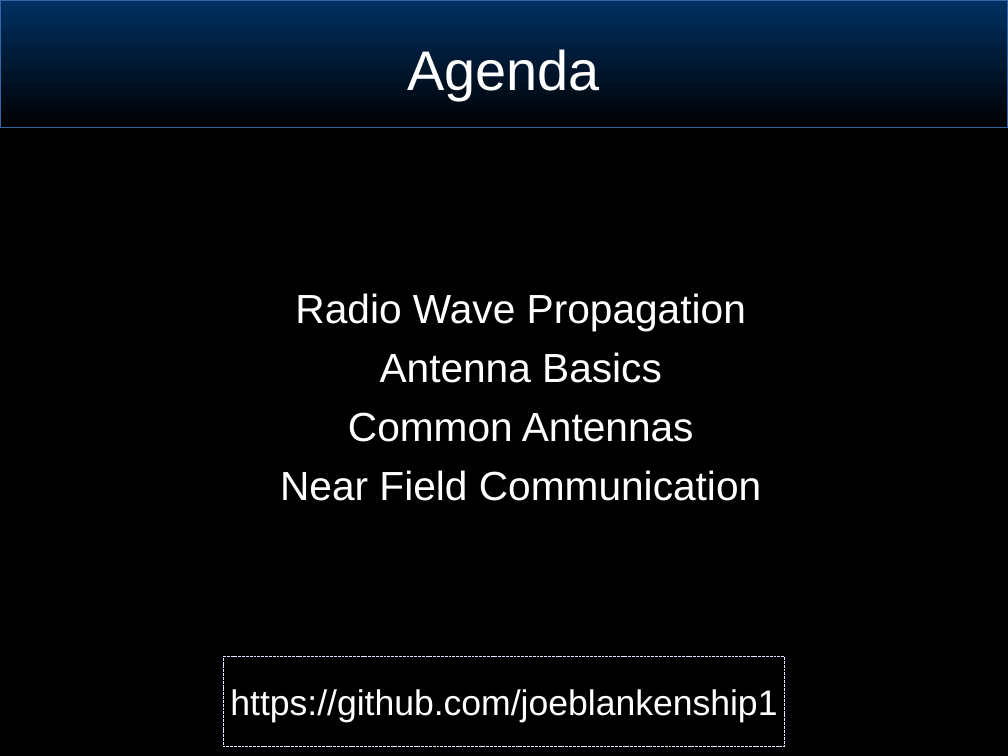
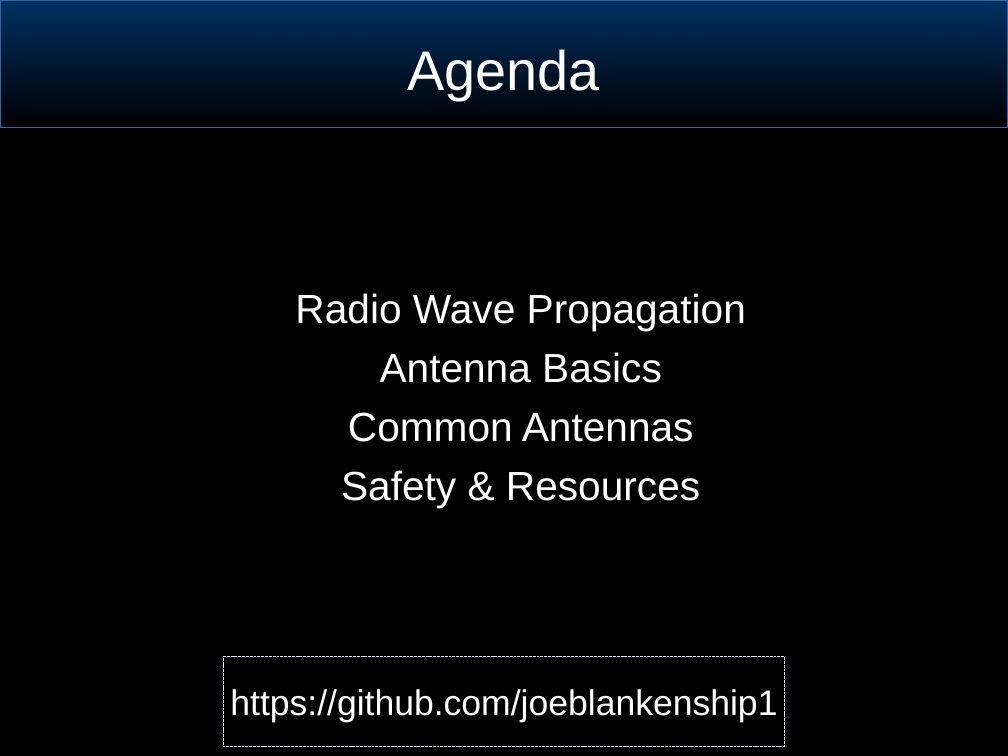
Before and after one commit to joeblankenship1/BRW_ANT_CLASS, a slide deck: slide 2 of BasicSignalsConcepts.odp. Drawn at 1008x756 pixels with LibreOffice and Linux fonts; fonts in the diff are those of the drawing; background and template pictures are left out. Boxes give left, top, right and bottom in pixels: in the first picture for what was removed or moved away, otherwise in the second. Text is boxed around its words. In the diff, an @@ line names an element or a change of style, - is before the commit and + after.

```diff
--- a/BasicSignalsConcepts.odp
+++ b/BasicSignalsConcepts.odp
@@ text at box(341, 470, 700, 508): text changed @@
-Near Field Communication
+Safety & Resources
```
Also in this commit, not shown: 14 other slides changed, 5 slides added, 9 slides removed, 1 other file.
